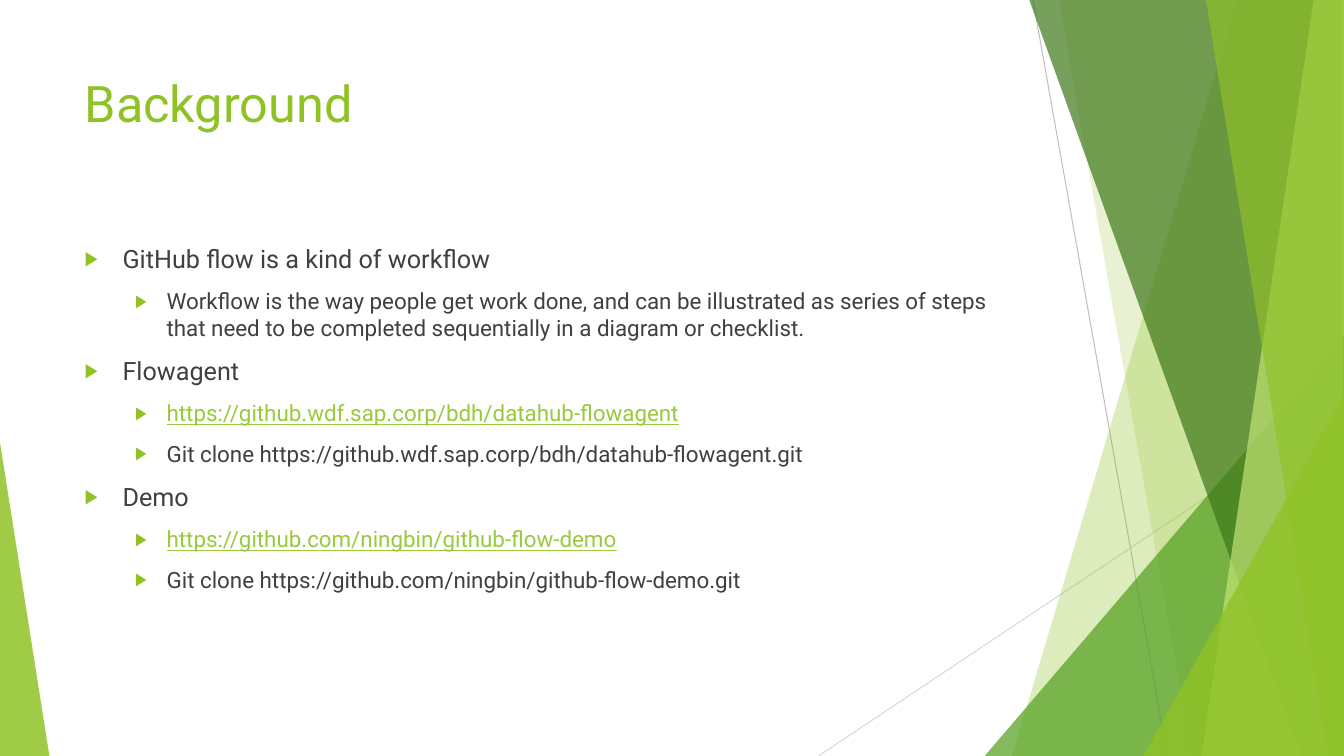
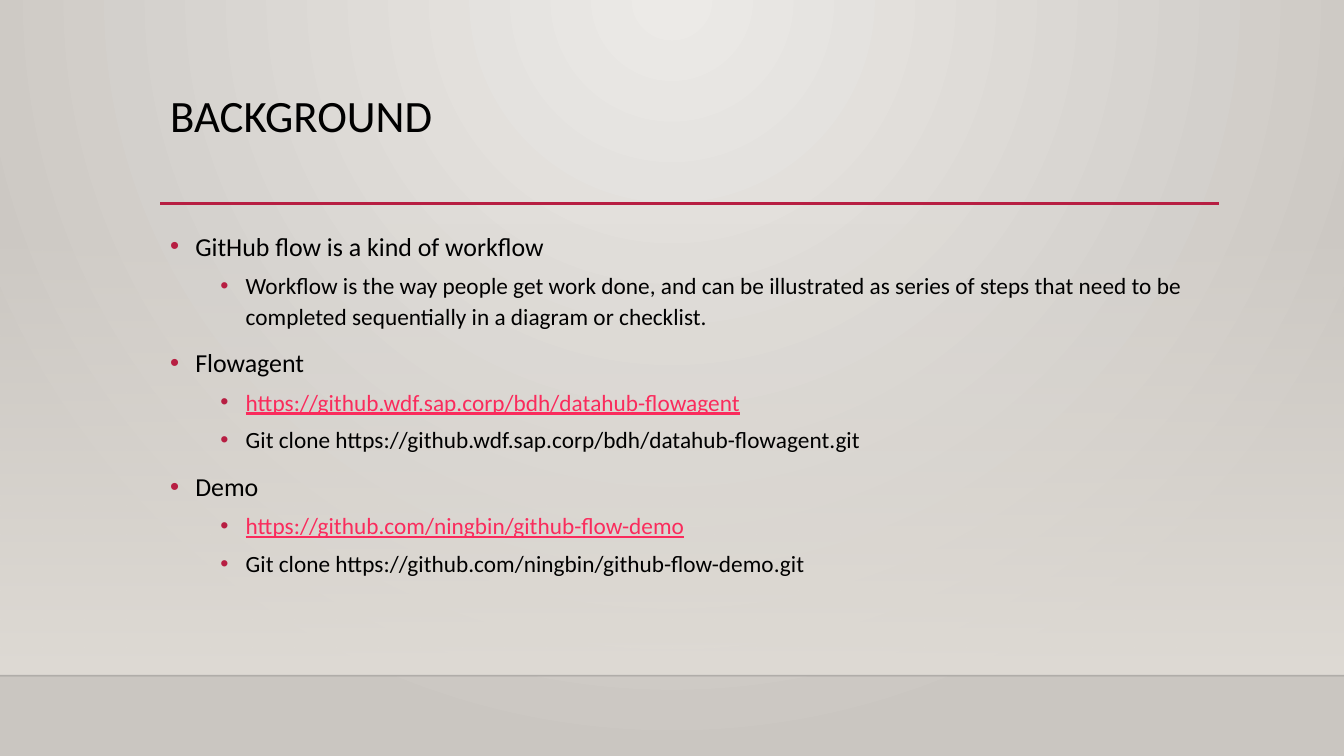
Before and after one commit to ningbin/github-flow-demo, a slide deck: slide 2 of github-flow.pptx. Drawn at 1344x756 pixels with LibreOffice and Linux fonts; fonts in the diff are those of the drawing; background and template pictures are left out. Boxes give left, top, right and bottom in pixels: in the first picture for what was removed or moved away, otherwise in the second. Text is boxed around its words. In the diff, an @@ line names an element or a change of style, - is before the commit and + after.

```diff
--- a/github-flow.pptx
+++ b/github-flow.pptx
@@ background #FFFFFF to gradient #ECEAE7 to #CAC7C1 @@
@@ title at (x1=170, y1=103, x2=432, y2=133): text changed; size 36 to 32 pt; font Roboto to Calibri; text colour #90C226 to #000000 @@
-Background
+BACKGROUND
@@ line added from (160, 204) to (1220, 204), #B71E42 2.5 pt @@
@@ rectangle added at (x1=0, y1=223, x2=1344, y2=676), fill gradient #DFDBD5 @@
@@ text "GitHub flow is a kind ..." moved from (x1=123, y1=249, x2=986, y2=593) to (x1=195, y1=238, x2=1181, y2=576) @@
@@ text "GitHub flow is a kind ..." at (x1=195, y1=238, x2=1181, y2=576): size 18 to 18.5 pt in "GitHub flow is a kind of workflow", "Flowagent", "Demo"; font Roboto to Calibri; text colour #404040 to #000000 in "GitHub flow is a kind of workflow", "Workflow is the way people get work ...", "Flowagent", "Git clone https://github.wdf.sap.corp/bdh/datahub-flowagent. ..." and 2 more places; size 16 to 16.6 pt in "Workflow is the way people get work ...", "https://github.wdf.sap.corp/bdh/datahub-flowagent", "Git clone https://github.wdf.sap.corp/bdh/datahub-flowagent. ...", "https://github.com/ningbin/github-flow-demo" and 1 more places; text colour #99CA3C to #FA2B5C in "https://github.wdf.sap.corp/bdh/datahub-flowagent", "https://github.com/ningbin/github-flow-demo"; bullet ▶ to •; line spacing 1 to 1.1; bullet colour #90C226 to #B71E42; less space between paragraphs @@
@@ group removed at (x1=0, y1=0, x2=1344, y2=756): 5 freeform shapes, 3 triangles, 2 lines @@
@@ line added from (0, 676) to (1344, 676), #000001 1 pt @@
```
Also in this commit, not shown: 7 other slides changed.
